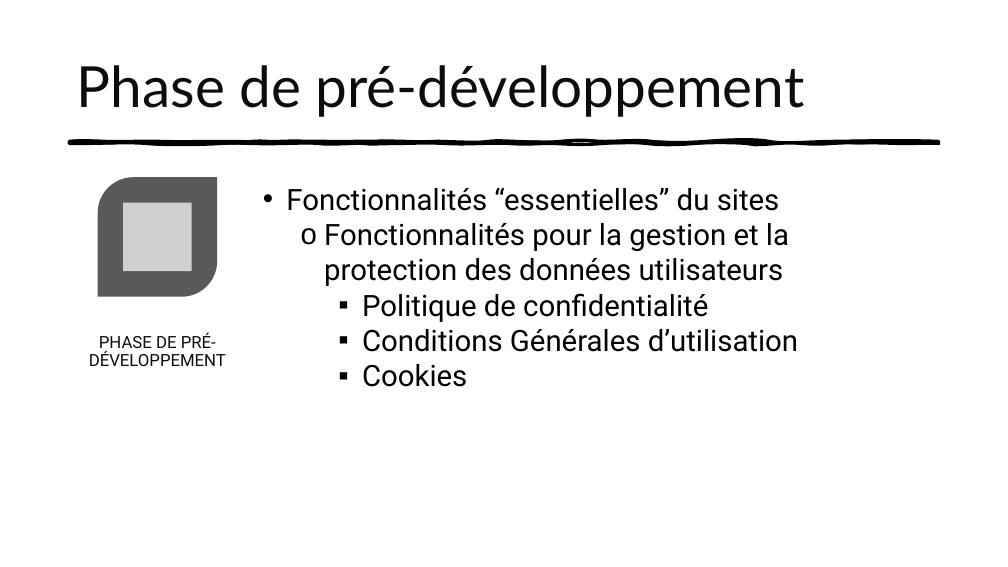
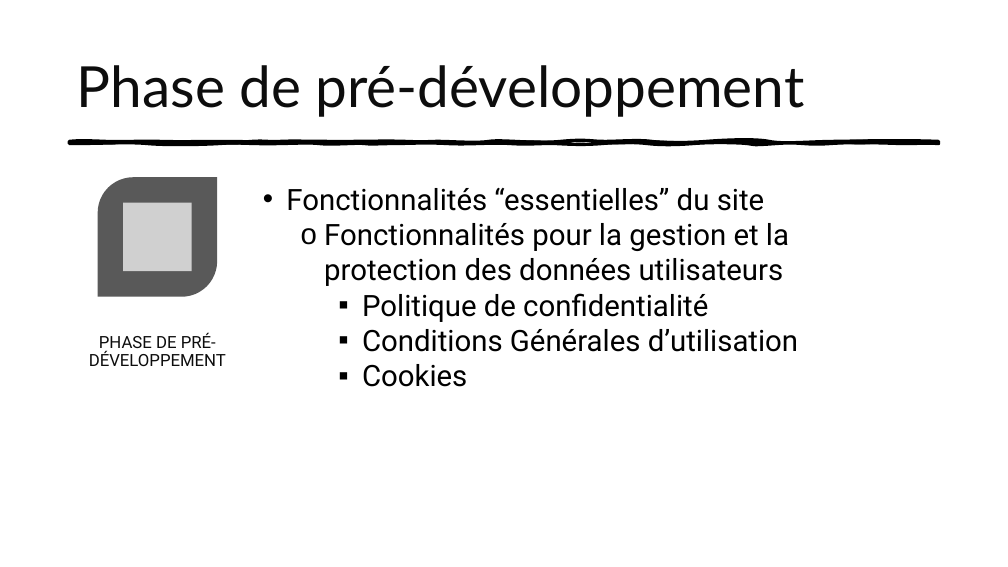
Before and after one commit to Ange230700/AnangoPlan_APwebDevelopment, a slide deck: slide 7 of autresDocsAP/ANANGOPLAN.pptx. Drawn at 1008x567 pixels with LibreOffice and Linux fonts; fonts in the diff are those of the drawing; grey boxes stand for pictures. Boxes give left, top, right and bottom in pixels: in the first picture for what was removed or moved away, otherwise in the second. Text is boxed around its words. In the diff, an @@ line names an element or a change of style, - is before the commit and + after.

```diff
--- a/autresDocsAP/ANANGOPLAN.pptx
+++ b/autresDocsAP/ANANGOPLAN.pptx
@@ text at [286,188,764,211]: text changed @@
-• Fonctionnalités “essentielles” du sites
+• Fonctionnalités “essentielles” du site
```
Also in this commit, not shown: 2 other slides changed.
